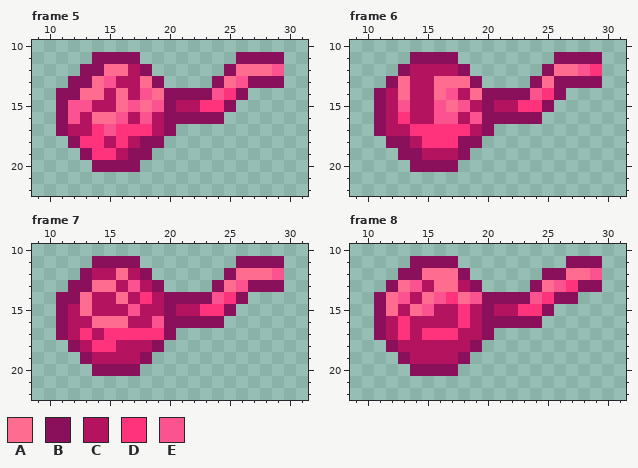
A pixel-art file gets an edit: Assets/Assety/PLAYER_wloczka/klebek/odwijanie_zawijanie/wloczka14_spin_anim.aseprite. The picture above was drawn from the file before the commit.
32x32 pixels, 8 frames. Shown: frame 5: x 9..31, y 10..22; frame 6: x 9..31, y 10..22; frame 7: x 9..31, y 10..22; frame 8: x 9..31, y 10..22. The old version is drawn lined up with the new one. The commit also changed other frames, which this record leaves out.
Visible layers, top first: "Layer 3", "gora", "ogonek".
Palette (. is transparent): A #fe6c90  B #8b105c  C #b41360  D #ff327c  E #fa5390
Pixels before, frame 5, first column x 11:
11 ...BBBB........BBBB
12 ..BBAACB......BAAAE
13 .BBAECCAB....BAEBBB
14 BBAACACEABBBBEDB...
15 BEECCAEAEBCCDDB....
16 BECAAECECBBBBB.....
17 BCCDEDDDCB.........
18 .BDDCDCBB..........
19 ..BDDCBB...........
20 ...BBBB............
Pixels before, frame 6, first column x 11:
11 ...BBBB........BBBB
12 ..BCCCCB......BAAED
13 .BACCAAAB....BABBBB
14 BCACCAECABBBBEDB...
15 BCECCEAECBCCDDB....
16 BCDCCEECEBBBBB.....
17 BCCDDDDDCB.........
18 .BBCDDDBB..........
19 ..BBCCCB...........
20 ...BBBB............
Pixels before, frame 7, first column x 11:
11 ...BBBB........BBBB
12 ..BCCACB......BAAAE
13 .BBAACECB....BAEBBB
14 BBACCACDCBBBBEDB...
15 BCACCCECCBCCDDB....
16 BCCAAACCEBBBBB.....
17 BCDCDDDDDB.........
18 .BCDDCCCB..........
19 ..BCCCCB...........
20 ...BBBB............
Pixels before, frame 8, first column x 11:
11 ...BBBB.........BBB
12 ..BBAAAB......BBAAE
13 .BAECAACB....BAEDBB
14 BAECAEDAEBBBBEDBB..
15 BACAECCDCBCCDDB....
16 BCDCCCCDCBBBBB.....
17 BCDCDDDCCB.........
18 .BCCCCCCB..........
19 ..BCCCCB...........
20 ...BBBB............
The result:
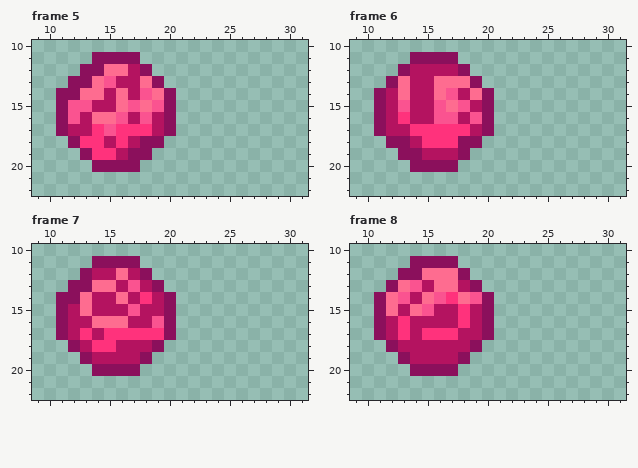
Edits made:
whole drawing moved by -2,-4 (the old picture is shown already moved)
Changed rows in their new state; - is an unchanged pixel.
Frame 5:
first column x 21:
11 -----....
12 ----.....
13 ---......
14 ......---
15 .....----
16 ....-----
Frame 6: the same change as frame 5
Frame 7: the same change as frame 5
Frame 8:
first column x 21:
11 ------...
12 ----.....
13 ---......
14 .......--
15 .....----
16 ....-----
